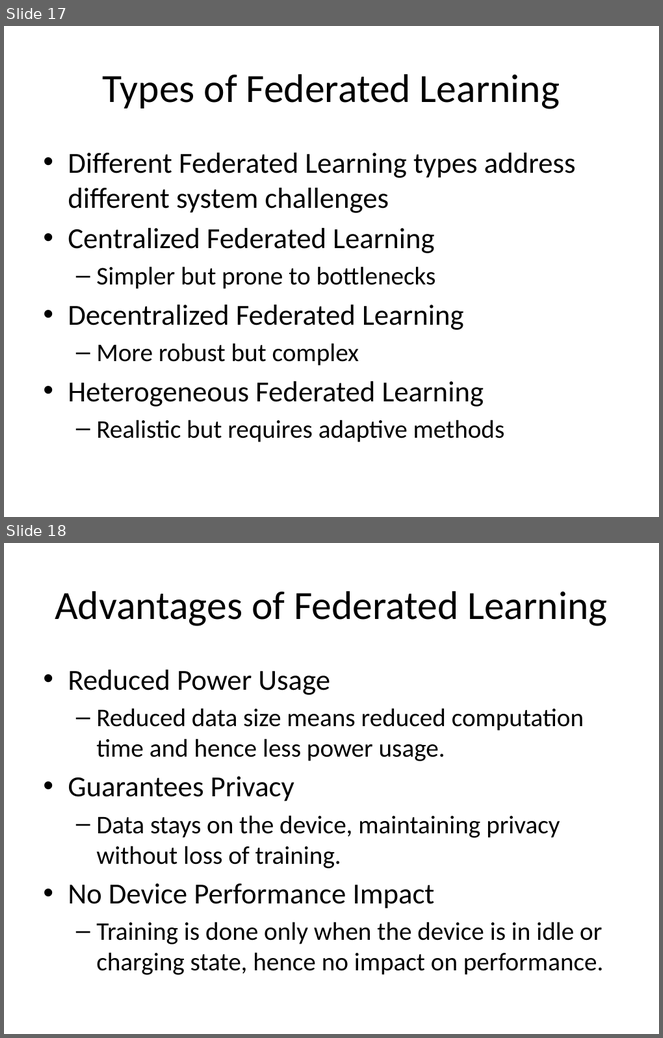
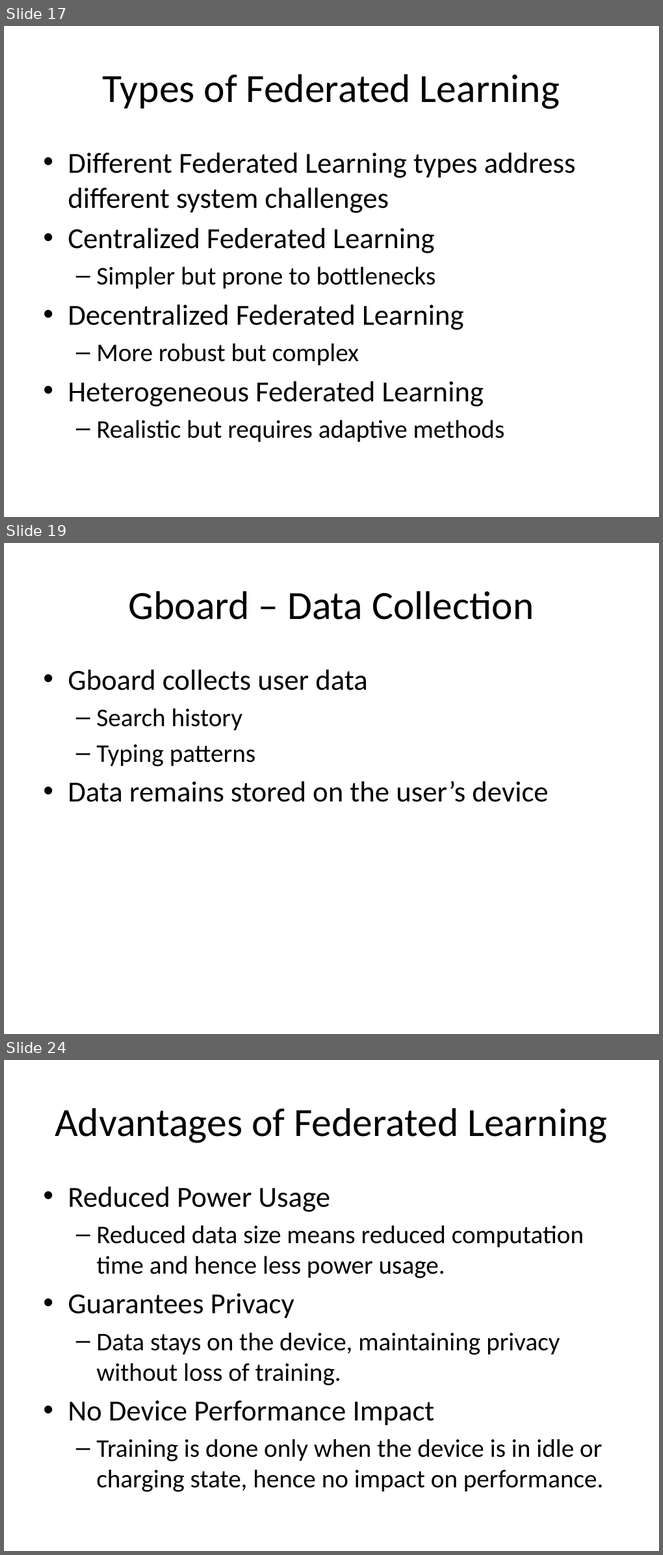
Before and after one commit to look4pritam/FederatedLearning, a slide deck: Presentations/FederatedLearning.pptx. Shown one above the other, each under a label of ours: slides 17 and 18 before the commit, slides 17, 19 and 24 after it; the slides between them are not shown. The pictures are 663x1038 and 663x1555 pixels, drawn with LibreOffice and Linux fonts; fonts in the diff are those of the drawing. Boxes give left, top, right and bottom in pixels: in the first picture for what was removed or moved away, otherwise in the second. Text is boxed around its words. In the diff, an @@ line names an element or a change of style, - is before the commit and + after.

```diff
--- a/Presentations/FederatedLearning.pptx
+++ b/Presentations/FederatedLearning.pptx
@@ slide 19 added at [4,543,659,1034], background #FFFFFF @@
@@ title added at [129,591,534,620], 44 pt, text #000000 @@
+Gboard – Data Collection
@@ text added at [68,670,548,802], 32 pt, text #000000 @@
+• Gboard collects user data
+  – Search history
+  – Typing patterns
+• Data remains stored on the user’s device
@@ what was slide 18 is now slide 24 @@
```
Also in this commit, not shown: 1 slide changed, 5 other slides added.
